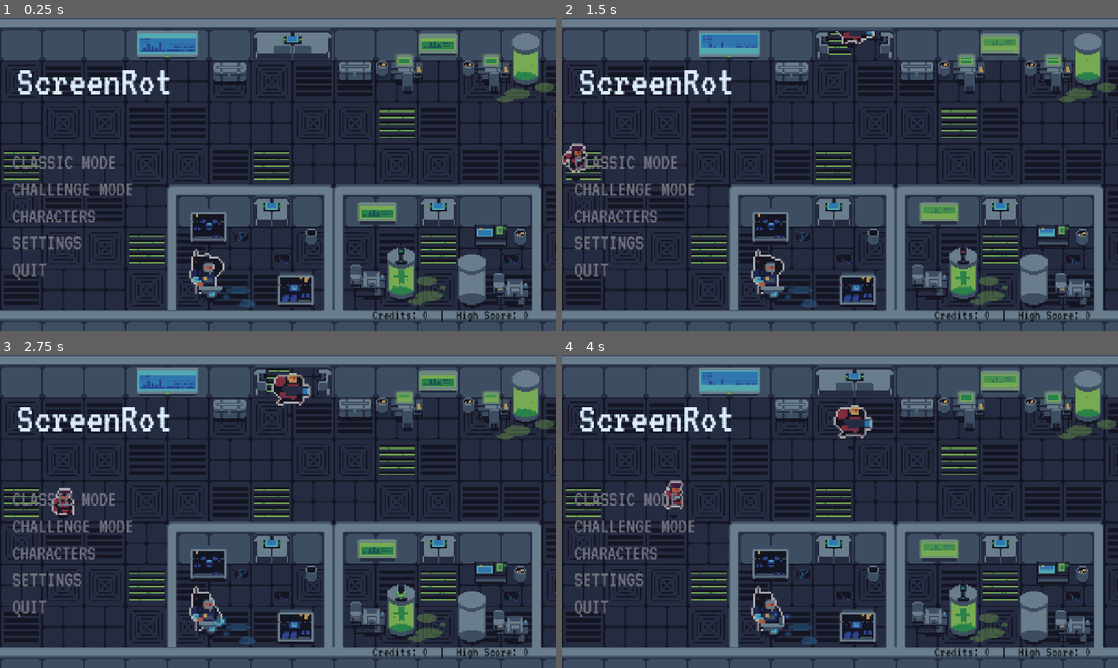
Above: before the commit, frames 1-4 (two rows, left to right).
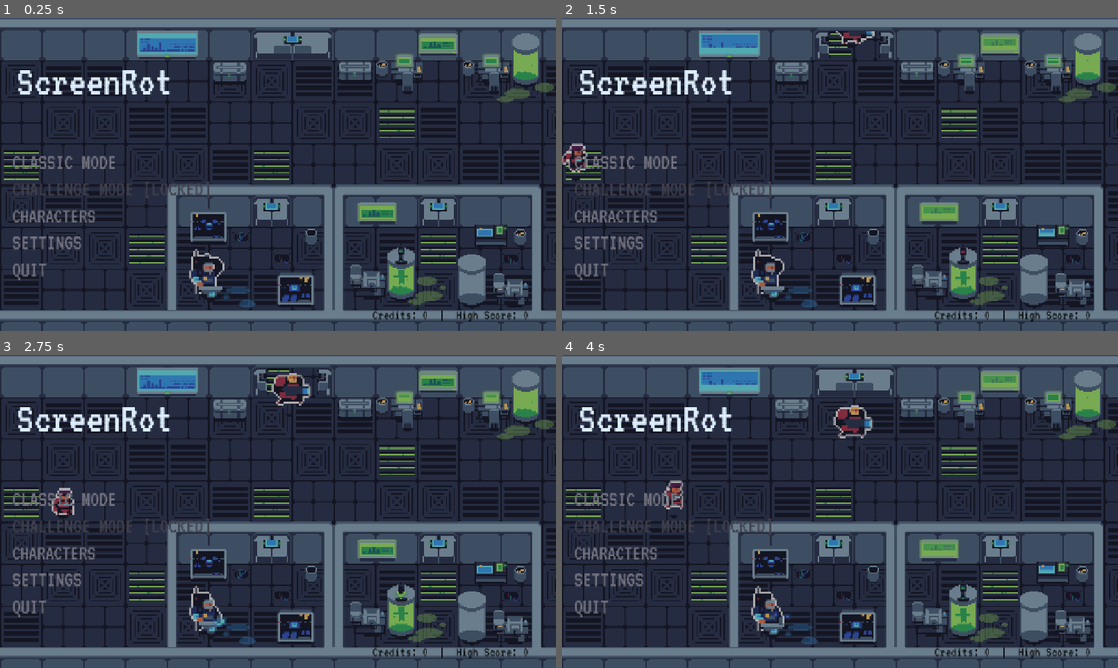
Above: after the commit, the same moments.

Repository: Gubari/ScreenRot
Game: Godot game, scene res://scenes/menus/main_menu.tscn
The game is run twice, just before and just after one commit, with the same random seed, the same clock (stepped at 60 frames per second) and the same inputs.
Inputs (mouse positions are in pixels of both pictures, inside the frame that each line leads up to):
- Up to frame 1 (0.25 s): no input
- Up to frame 2 (1.5 s): move the mouse to (962, 158) at 0.52 s; hold D (move_right) 0.53-1.28 s; tap Shift (dash) at 0.6 s; click (962, 158) at 0.67 s; move the mouse to (728, 190) at 1.27 s; hold S (move_down) from 1.28 s (still down); tap Space (defrag) at 1.35 s; click (728, 190) at 1.42 s
- Up to frame 3 (2.75 s): move the mouse to (333, 442) at 2.02 s; release S (move_down) at 2.03 s; press the mouse at (333, 442) at 2.03 s; hold D (move_right) from 2.03 s (still down)
- Up to frame 4 (4 s): move the mouse to (812, 574) at 2.77 s; release D (move_right) at 2.78 s; release the mouse at (812, 574) at 2.78 s; hold W (move_up) 2.78-3.53 s; tap U at 2.85 s; click (812, 574) at 2.92 s; move the mouse to (1006, 558) at 3.52 s; hold A (move_left) from 3.53 s (still down); tap Shift (dash) at 3.6 s; click (1006, 558) at 3.67 s

The runs differ from the first frame. In frame 1, 0.5% of the frame differs, in the area x 2-38%, y 52-58%; in frame 2, 0.5%; in frame 3, 0.5%; in frame 4, 0.5%.

Commit message:
Igrac2, Popravljen ChalangeMode, update na enemies

Diff:
--- a/scripts/enemies/toxic_fly_egg.gd
+++ b/scripts/enemies/toxic_fly_egg.gd
@@ -39,8 +39,7 @@
 	_alive = false
 	_disable_collisions()
 	# Auto hatch should not count as a kill/debris event.
-	# Emit enemy_killed so the spawner decrements enemies_alive for the egg.
-	enemy_killed.emit(global_position, "")
+	# Fly inherits the egg's enemies_alive slot — no enemy_killed emit needed.
 	if sprite:
 		sprite.visible = false
 	hatch_requested.emit(global_position)
--- a/scripts/managers/enemy_spawner.gd
+++ b/scripts/managers/enemy_spawner.gd
@@ -61,7 +61,6 @@
 	fly.global_position = pos
 	fly.enemy_killed.connect(_on_enemy_killed)
 	get_parent().get_node("Enemies").add_child(fly)
-	enemies_alive += 1
 
 func _get_spawn_position(type: String = "") -> Vector2:
 	if type == "toxic_fly":
--- a/scripts/managers/game_manager.gd
+++ b/scripts/managers/game_manager.gd
@@ -267,8 +267,6 @@
 # ── Standard wave/enemy handling ──────────────────────────────
 
 func _on_enemy_killed(pos: Vector2, type: String) -> void:
-	if type == "":
-		return
 	kills_this_wave += 1
 	# Clean Kill upgrade: chance to skip debris
 	var skip_debris: bool = player.upgrade_clean_kill_chance > 0.0 and randf() < player.upgrade_clean_kill_chance
@@ -347,6 +345,8 @@
 	wave_label.visible = true
 	SaveManager.add_credits(run_credits)
 	SaveManager.update_high_score(player.score)
+	if GameMode.is_classic() and not SaveManager.is_challenge_unlocked():
+		SaveManager.unlock_challenge()
 	if _played_game_won:
 		# Wait until the actual game_won sound finishes (no fixed timer).
 		if _game_won_sfx_player and _game_won_sfx_player.playing:
--- a/scripts/managers/save_manager.gd
+++ b/scripts/managers/save_manager.gd
@@ -15,6 +15,7 @@
 	"sfx_volume": 0.8,
 	"muted": false,
 	"fullscreen": false,
+	"challenge_unlocked": false,
 }
 
 func _ready() -> void:
@@ -91,6 +92,13 @@
 		for key in loaded:
 			data[key] = loaded[key]
 
+func is_challenge_unlocked() -> bool:
+	return data.get("challenge_unlocked", false)
+
+func unlock_challenge() -> void:
+	data["challenge_unlocked"] = true
+	save_game()
+
 func set_setting(key: String, value: Variant) -> void:
 	data[key] = value
 	save_game()
@@ -132,5 +140,6 @@
 		"sfx_volume": 0.8,
 		"muted": false,
 			"fullscreen": false,
+		"challenge_unlocked": false,
 	}
 	save_game()
--- a/scripts/menus/main_menu.gd
+++ b/scripts/menus/main_menu.gd
@@ -9,11 +9,15 @@
 
 const COLOR_NORMAL := Color(0.45, 0.45, 0.5)
 const COLOR_HOVER := Color(0.85, 0.9, 1.0)
+const COLOR_LOCKED := Color(0.25, 0.25, 0.3)
 const HOVER_PREFIX := "> "
 
 var menu_items: Array[Dictionary] = []
+var _challenge_locked: bool = false
 
 func _ready() -> void:
+	_challenge_locked = not SaveManager.is_challenge_unlocked()
+
 	menu_items = [
 		{"label": classic_label, "text": "CLASSIC MODE", "action": _on_classic},
 		{"label": challenge_label, "text": "CHALLENGE MODE", "action": _on_challenge},
@@ -31,6 +35,11 @@
 		label.mouse_exited.connect(_on_item_unhover.bind(item))
 		label.gui_input.connect(_on_item_input.bind(item))
 
+	if _challenge_locked:
+		challenge_label.text = "CHALLENGE MODE [LOCKED]"
+		challenge_label.add_theme_color_override("font_color", COLOR_LOCKED)
+		challenge_label.mouse_default_cursor_shape = Control.CURSOR_ARROW
+
 	_update_stats()
 	SaveManager.credits_changed.connect(_on_credits_changed)
 	_update_character_label()
@@ -38,6 +47,8 @@
 	AudioManager.play_music("menu")
 
 func _on_item_hover(item: Dictionary) -> void:
+	if item.label == challenge_label and _challenge_locked:
+		return
 	if item.label == character_label:
 		_update_character_label()
 		character_label.text = HOVER_PREFIX + character_label.text
@@ -46,6 +57,8 @@
 	item.label.add_theme_color_override("font_color", COLOR_HOVER)
 
 func _on_item_unhover(item: Dictionary) -> void:
+	if item.label == challenge_label and _challenge_locked:
+		return
 	if item.label == character_label:
 		_update_character_label()
 	else:
@@ -54,6 +67,8 @@
 
 func _on_item_input(event: InputEvent, item: Dictionary) -> void:
 	if event is InputEventMouseButton and event.pressed and event.button_index == MOUSE_BUTTON_LEFT:
+		if item.label == challenge_label and _challenge_locked:
+			return
 		get_viewport().set_input_as_handled()
 		Input.action_release("shoot")
 		AudioManager.play_sfx("ui_click")
@@ -95,7 +110,6 @@
 
 func _update_character_label() -> void:
 	var sel := SaveManager.get_selected_character()
-	# Validate: if selected character is not unlocked, revert to default
 	if sel != "red_small" and not SaveManager.has_character(sel):
 		sel = "red_small"
 		SaveManager.set_selected_character(sel)
